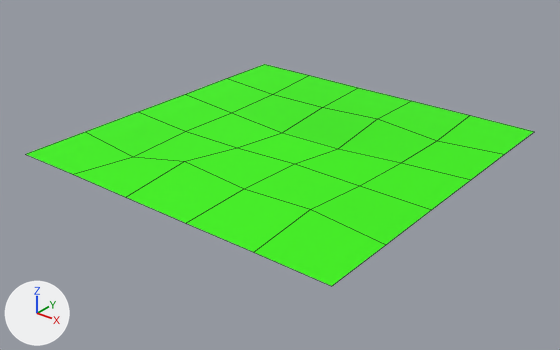
One commit to the FBX model Source/Project4/Assets/Models/Park/Park Square 4.FBX: the scene before it, then after it.
One viewpoint serves both versions: a camera (50 mm lens) standing at (12.14, -15.54, 8.55) and looking at (0.04, -0.42, -0.83). Arrows for +X, +Y and +Z are at lower left; the lights stay in place. Mesh edges are drawn as thin lines. Where no turn or scale is listed for an object, it has been applied to the vertices.
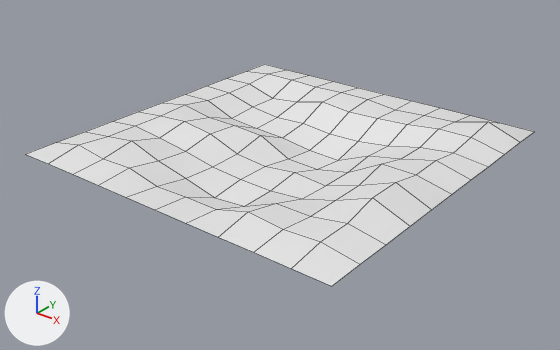
Commit message: New park added

Changed parts and their boxes [x1, y1, x2, y2] in the pictures (560 x 350 px):
part 1 of me_mesh, built on
    both: [26, 64, 534, 286]

Edits to the bpy script that builds the scene:
```text
Change me_mesh:
    used by ob_box001; location = (0.0, 0.0, 0.0)
    remove me_mesh.from_pydata(...)  # 36 vertices, 25 faces; spans x -5.0..5.0, y -5.0..5.0, z -0.3..0.22
    remove me_mesh.materials.append(mat_grass)  # green #3bf300
    add me_mesh.from_pydata(...)  # 121 vertices, 100 faces; spans x -5.0..5.0, y -5.0..5.0, z -0.61..0.4
    me_mesh part 1
    8 vertices are removed from x -3.0..3.0, y -3.0..3.0, z -0.3..0.18
    25 faces are deleted
    8 vertices move from x -3.0..3.0, y -3.0..3.0, z -0.16..0.22 to x -4.0..4.0, y -4.0..4.0, z -0.1..0.4
    71 vertices are added at x -4.0..4.0, y -4.0..4.0, z -0.61..0.39
    11 new vertices lie (1.0, 0.0, 0.0) away from vertices in x -5.0..3.0, y -5.0..5.0, z -0.1..0.0
    11 new vertices lie (0.0, -1.0, 0.0) away from vertices in x -5.0..5.0, y -3.0..5.0, z -0.12..0.0
    100 new faces join them
```
